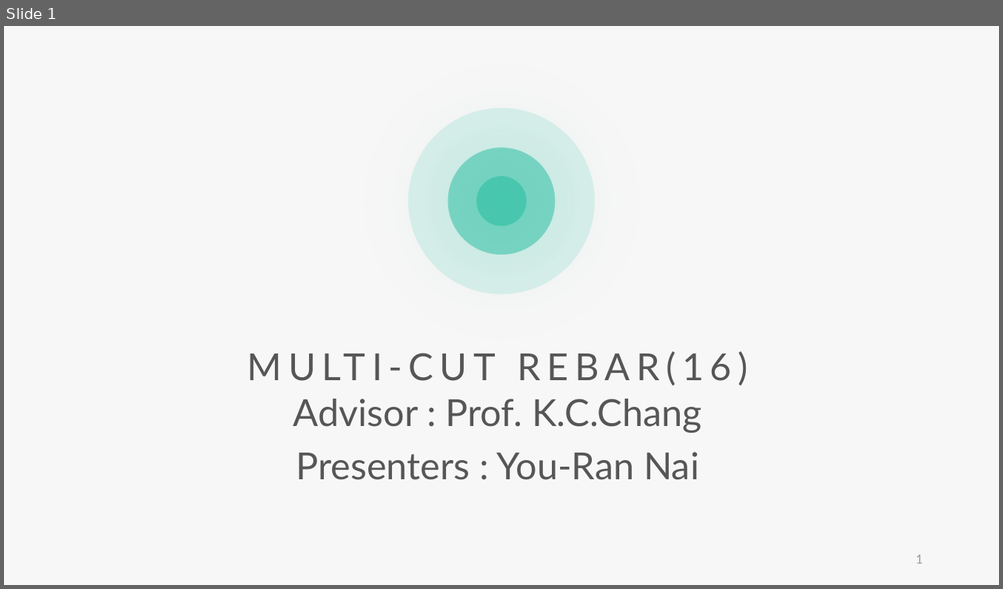
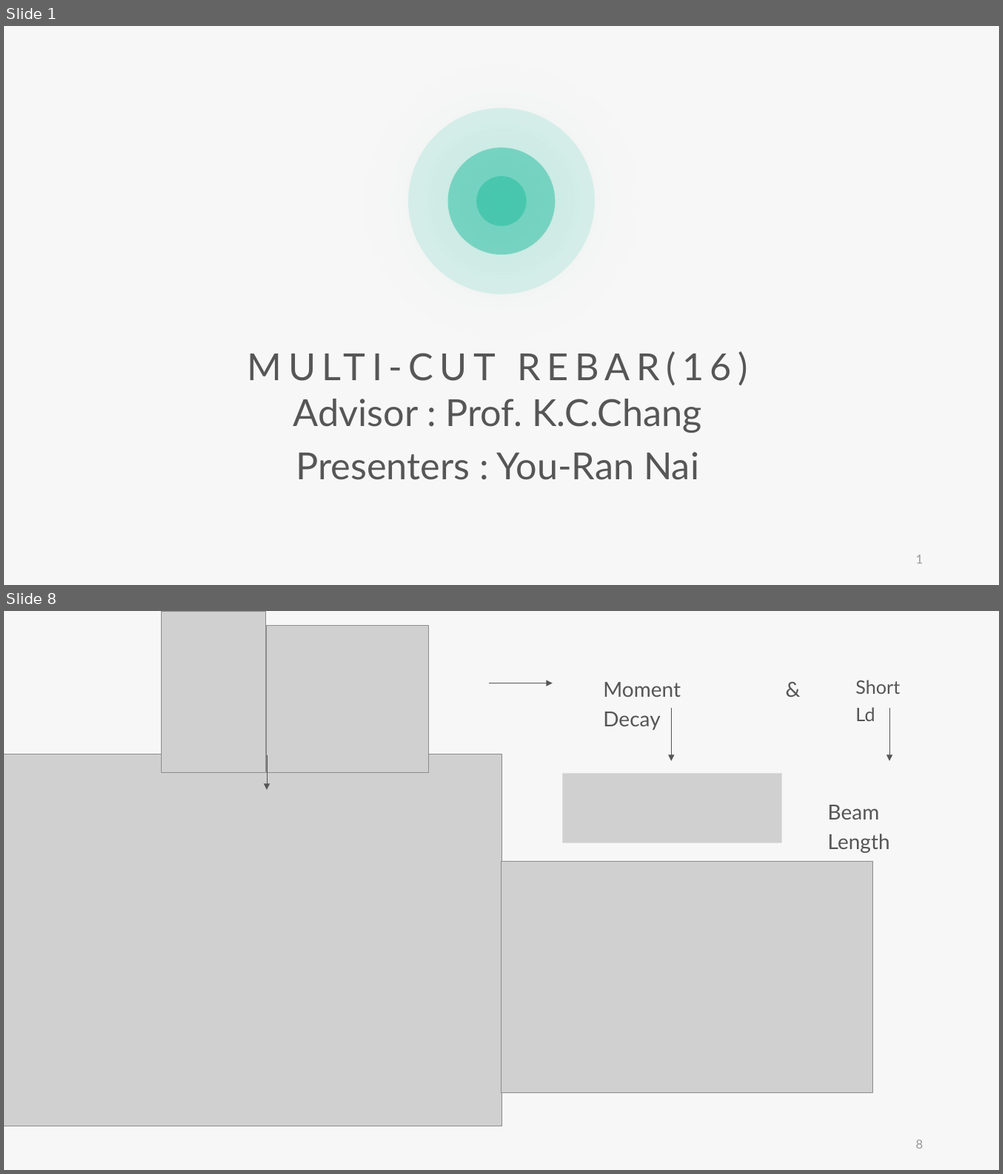
Before and after one commit to skyran1278/VbaProject, a slide deck: 20180126_SmartCut/Meeting/20190502 Meeting/20190502 Meeting.pptx. Shown one above the other, each under a label of ours: slide 1 before the commit, slides 1 and 8 after it; the slides between them are not shown. The pictures are 1003x589 and 1003x1174 pixels, drawn with LibreOffice and Linux fonts; fonts in the diff are those of the drawing; grey boxes stand for pictures. Boxes give left, top, right and bottom in pixels: in the first picture for what was removed or moved away, otherwise in the second. Text is boxed around its words. In the diff, an @@ line names an element or a change of style, - is before the commit and + after.

```diff
--- a/20180126_SmartCut/Meeting/20190502 Meeting/20190502 Meeting.pptx
+++ b/20180126_SmartCut/Meeting/20190502 Meeting/20190502 Meeting.pptx
@@ slide 8 added at box(4, 611, 999, 1170), background #F7F7F7 @@
@@ picture added at box(162, 611, 266, 772) @@
@@ picture added at box(267, 626, 429, 773) @@
@@ text added at box(785, 668, 808, 703), 20 pt, text #565656 @@
+&
@@ arrow added from (489, 684) to (552, 684), #565656 0.5 pt @@
@@ text added at box(603, 682, 680, 730), 20 pt, text #565656 @@
+Moment Decay
@@ text added at box(855, 680, 899, 721), 18 pt, text #565656 @@
+Short Ld
@@ arrow added from (671, 708) to (671, 761), #565656 0.5 pt @@
@@ arrow added from (890, 708) to (890, 761), #565656 0.5 pt @@
@@ picture added at box(4, 755, 502, 1127) @@
@@ arrow added from (267, 755) to (267, 790), #565656 0.5 pt @@
@@ picture added at box(562, 774, 782, 844) @@
@@ text added at box(828, 805, 890, 853), 20 pt, text #565656 @@
+Beam Length
@@ picture added at box(501, 862, 873, 1093) @@
@@ page number added at box(916, 1140, 923, 1149), 12 pt, text #9A9A9A @@
+8
```
Also in this commit, not shown: 21 other slides added, 18 slides removed, 8 other files.
